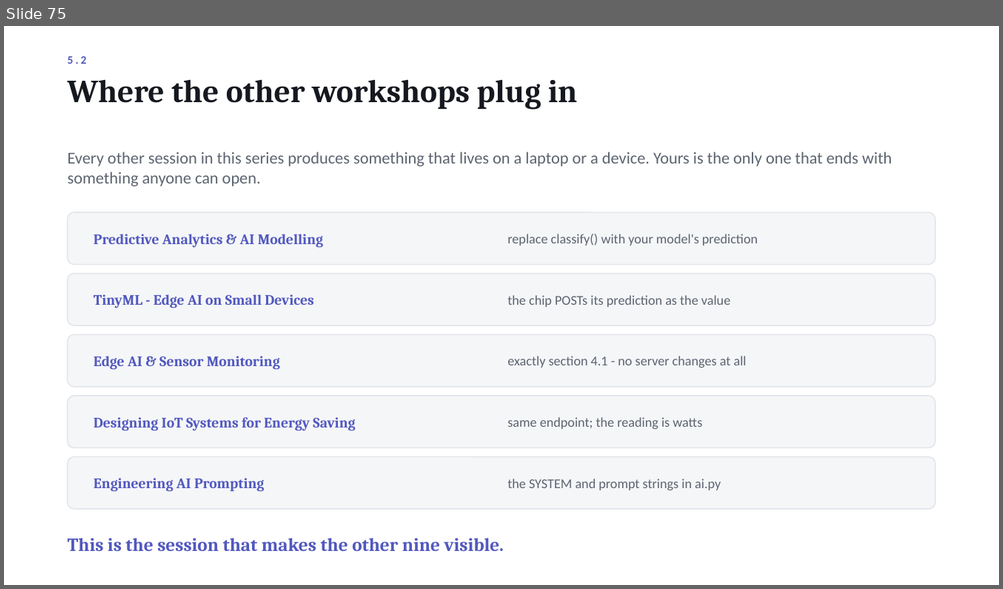
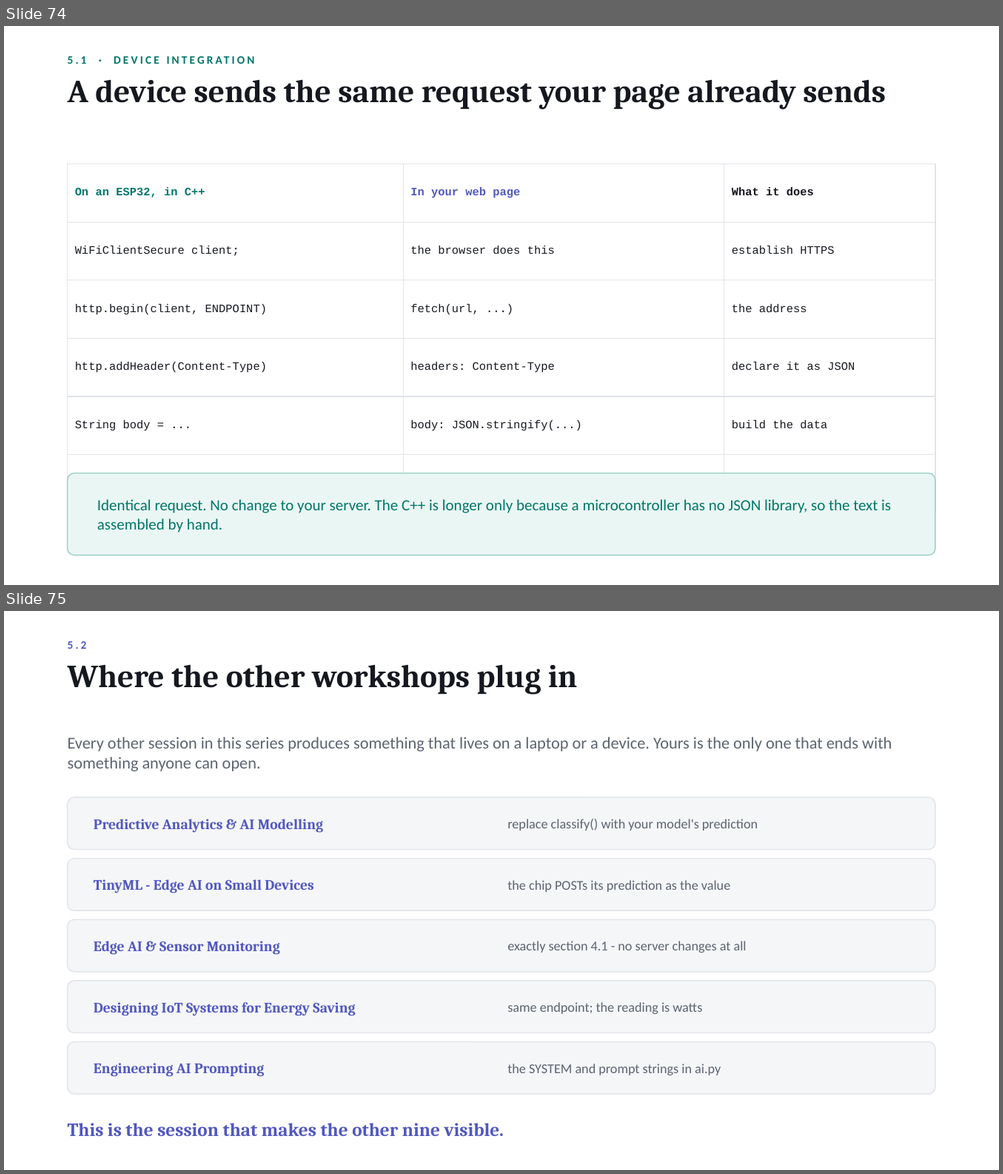
Before and after one commit to Shamsu3100/demon-, a slide deck: Nexus_Workshop_Deck.pptx. Shown one above the other, each under a label of ours: slide 75 before the commit, slides 74 and 75 after it. The pictures are 1003x589 and 1003x1174 pixels, drawn with LibreOffice and Linux fonts; fonts in the diff are those of the drawing. Boxes give left, top, right and bottom in pixels: in the first picture for what was removed or moved away, otherwise in the second. Text is boxed around its words. In the diff, an @@ line names an element or a change of style, - is before the commit and + after.

```diff
--- a/Nexus_Workshop_Deck.pptx
+++ b/Nexus_Workshop_Deck.pptx
@@ slide 74 added at (4,26,999,585), background #FFFFFF @@
@@ text added at (68,56,87,64), 11 pt, text #00776A, bold @@
+5.1 · DEVICE INTEGRATION
@@ text added at (68,79,885,110), 31 pt, text #15181F, bold @@
+A device sends the same request your page already sends
@@ table added at (68,164,935,434), 6 rows, 3 columns @@
+On an ESP32, in C++ | In your web page | What it does
+WiFiClientSecure client; | the browser does this | establish HTTPS
+http.begin(client, ENDPOINT) | fetch(url, ...) | the address
+http.addHeader(Content-Type) | headers: Content-Type | declare it as JSON
+String body = ... | body: JSON.stringify(...) | build the data
+http.POST(body) | method: POST | send it
@@ rounded rectangle added at (68,474,935,556), fill #EAF6F3, outline #9CCFC6 1 pt @@
@@ text added at (97,500,891,533), 15 pt, text #00776A @@
+Identical request. No change to your server. The C++ is longer only because a microcontroller has no JSON library, so the text is assembled by hand.
```
Also in this commit, not shown: 1 slide changed, 1 slide removed.
